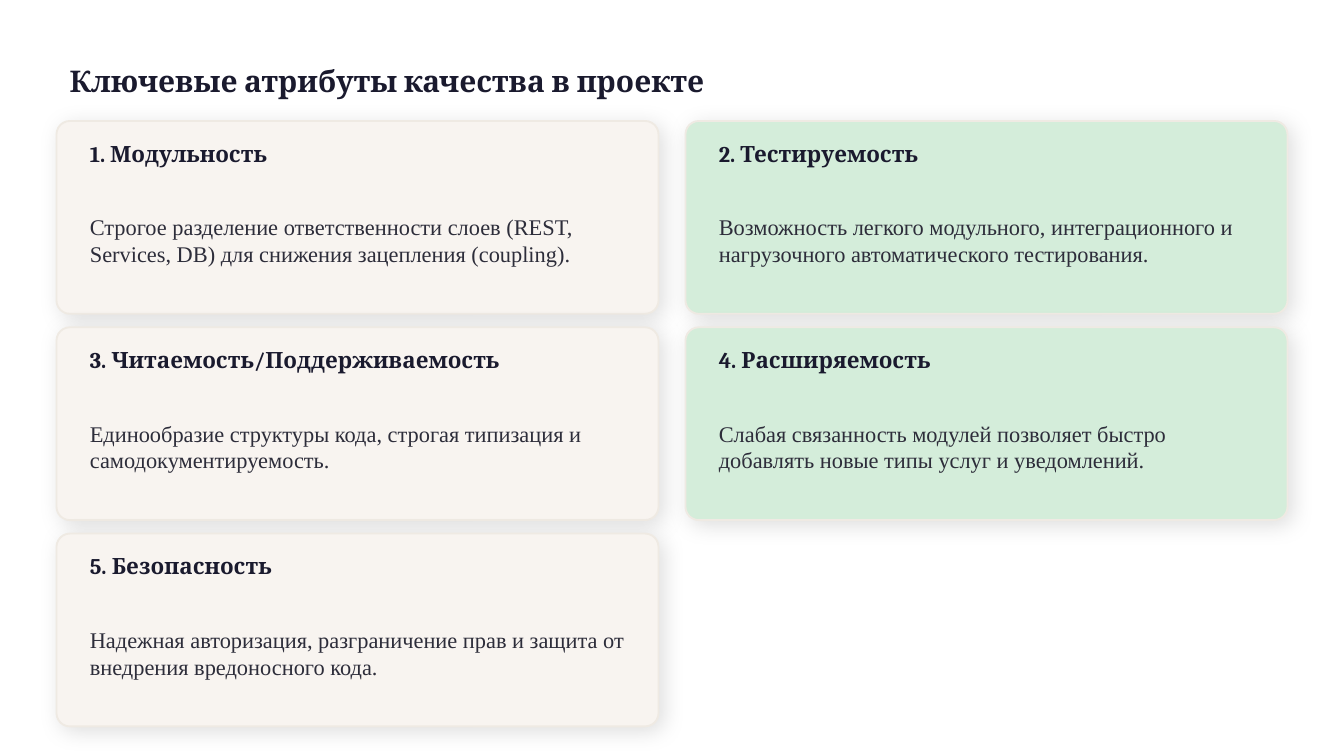
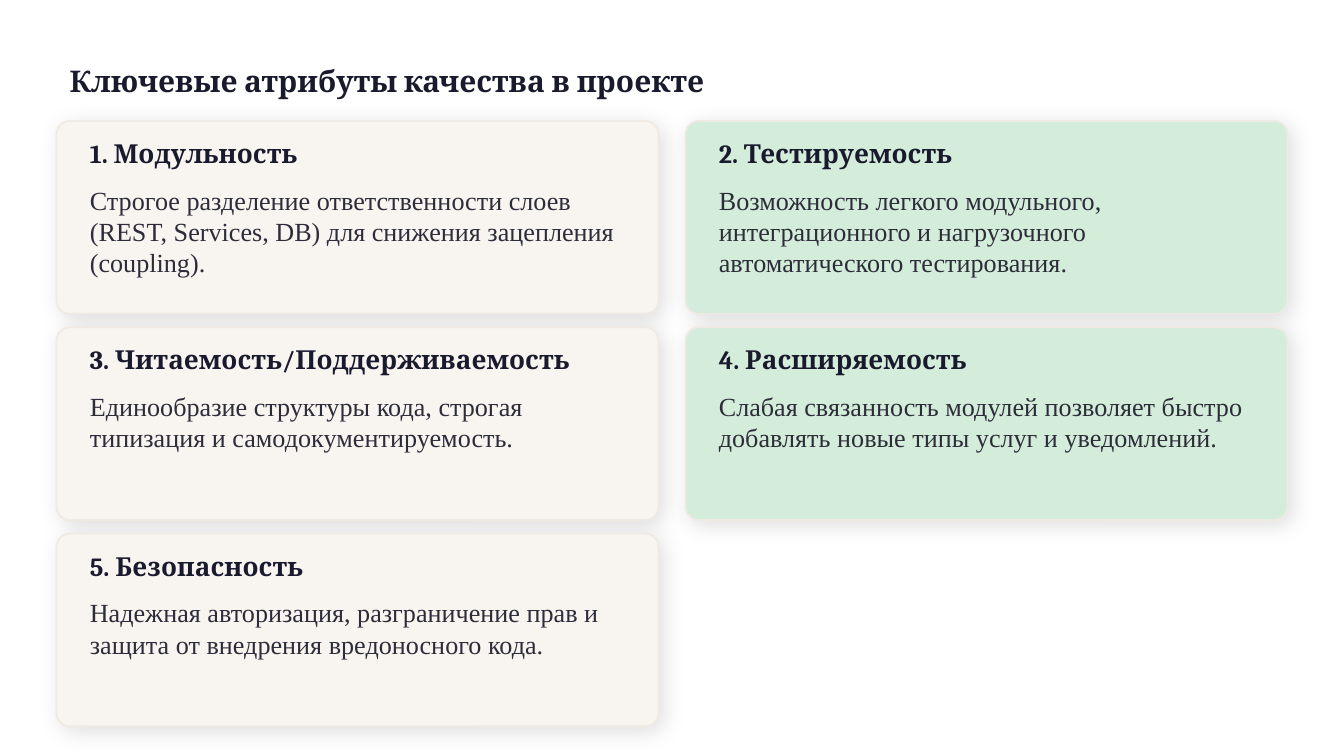
Before and after one commit to x2latte/tppo-presentation-hub--3-, a slide deck: slide 4 of presentations/output/P2_Атрибуты_качества.pptx. Drawn at 1344x756 pixels with LibreOffice and Linux fonts; fonts in the diff are those of the drawing. Boxes give left, top, right and bottom in pixels: in the first picture for what was removed or moved away, otherwise in the second. Text is boxed around its words. In the diff, an @@ line names an element or a change of style, - is before the commit and + after.

```diff
--- a/presentations/output/P2_Атрибуты_качества.pptx
+++ b/presentations/output/P2_Атрибуты_качества.pptx
@@ size 12 to 14 pt in 5 elements at (x1=90, y1=144, x2=298, y2=170), (x1=719, y1=144, x2=952, y2=170), (x1=90, y1=350, x2=569, y2=376), (x1=719, y1=350, x2=967, y2=376), (x1=90, y1=557, x2=303, y2=577) @@
@@ size 12 to 14 pt; vertical alignment middle to top in 5 elements at (x1=90, y1=192, x2=613, y2=278), (x1=719, y1=193, x2=1101, y2=278), (x1=90, y1=397, x2=523, y2=453), (x1=719, y1=397, x2=1242, y2=453), (x1=90, y1=605, x2=598, y2=660) @@
```
Also in this commit, not shown: 13 other slides changed, 9 other files.
